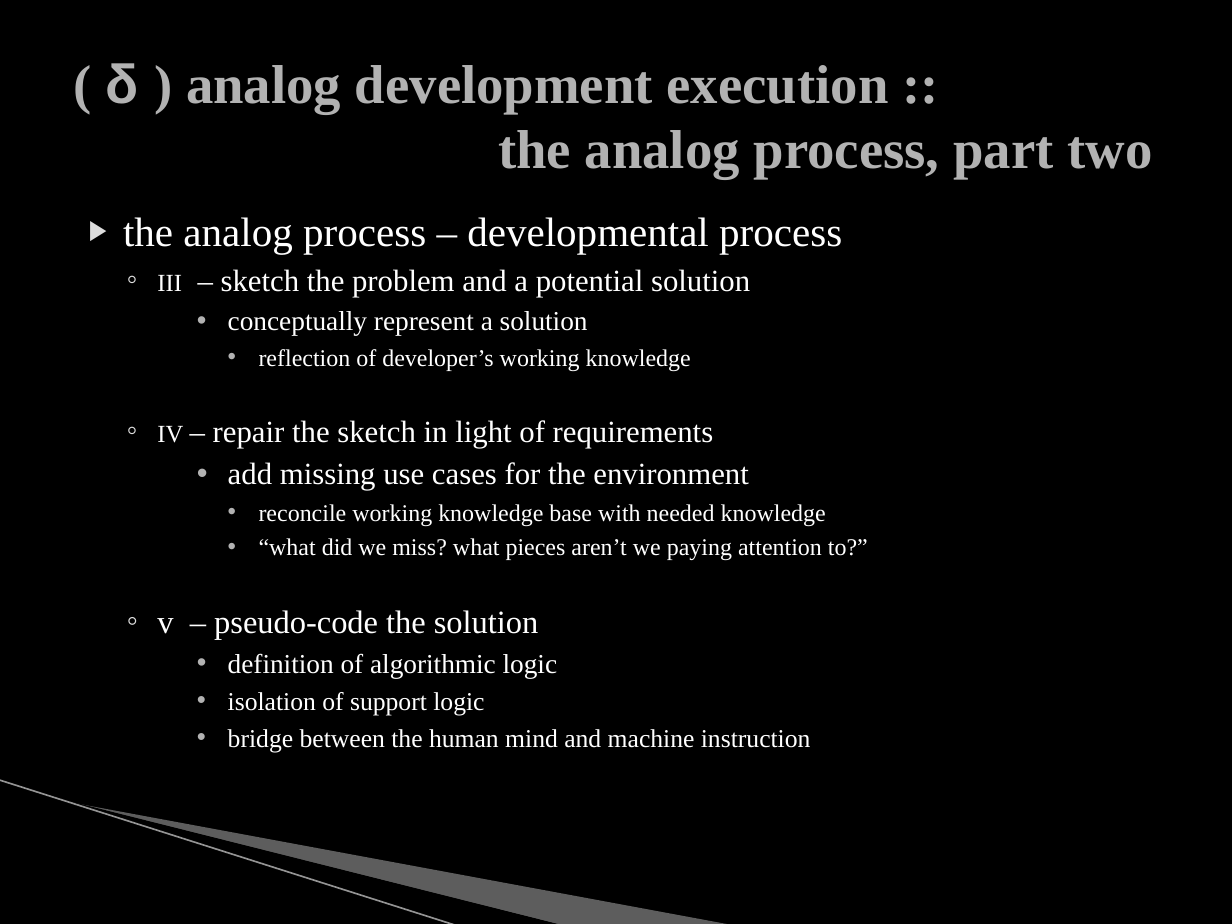
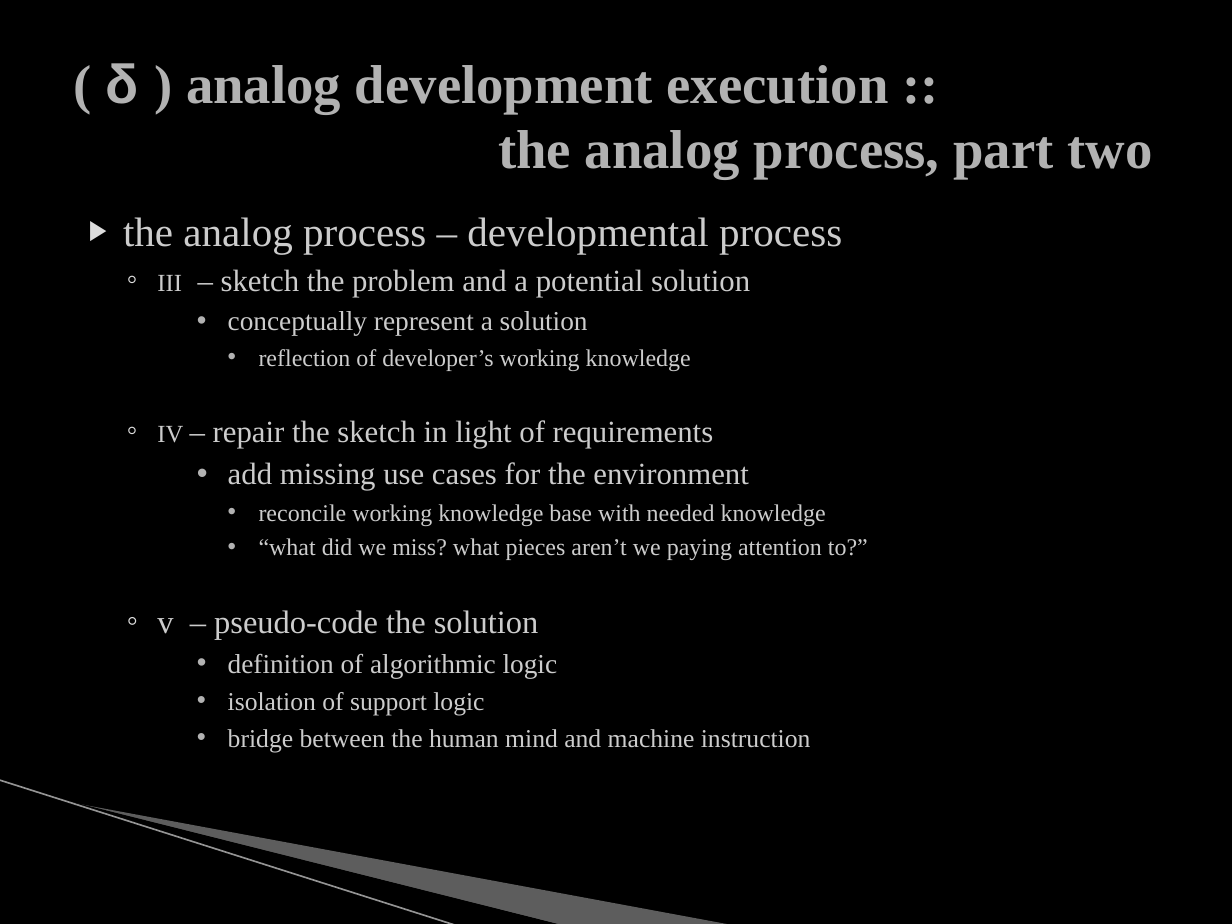
Before and after one commit to mjs0031/master_report, a slide deck: slide 19 of the_defense.pptx (slide 20 before the commit). Drawn at 1232x924 pixels with LibreOffice and Linux fonts; fonts in the diff are those of the drawing; background and template pictures are left out. Boxes give left, top, right and bottom in pixels: in the first picture for what was removed or moved away, otherwise in the second. Text is boxed around its words. In the diff, an @@ line names an element or a change of style, - is before the commit and + after.

```diff
--- a/the_defense.pptx
+++ b/the_defense.pptx
@@ text "the analog process – developmental ..." at (123, 217, 868, 752): text colour #FFFFFF to #CCCCCC @@
```
Also in this commit, not shown: 9 other slides changed, 3 slides removed, 2 other files.
